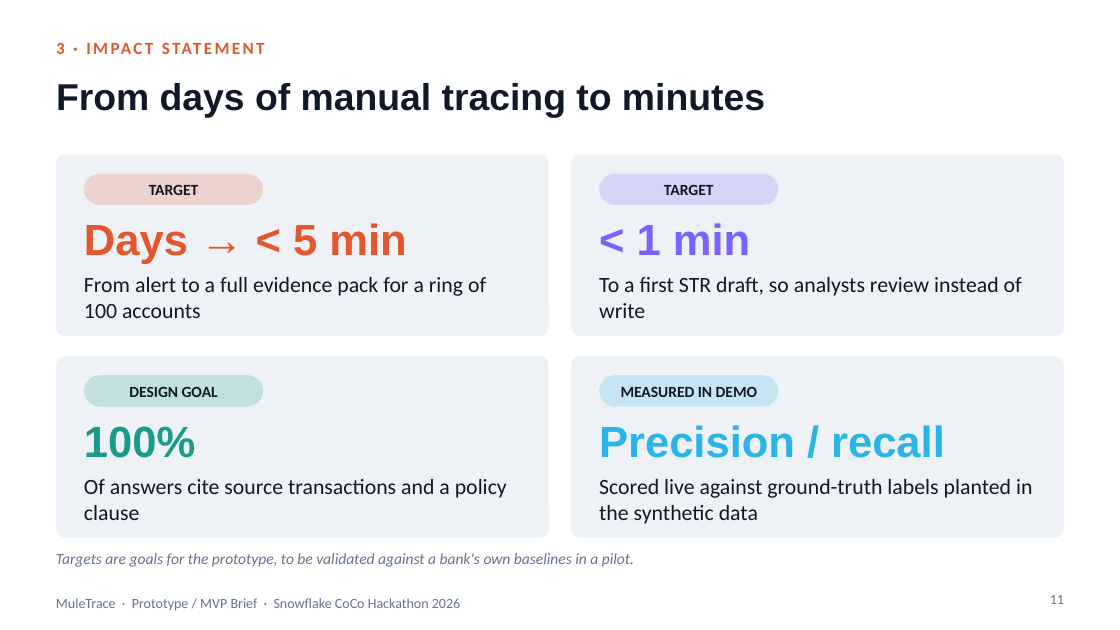
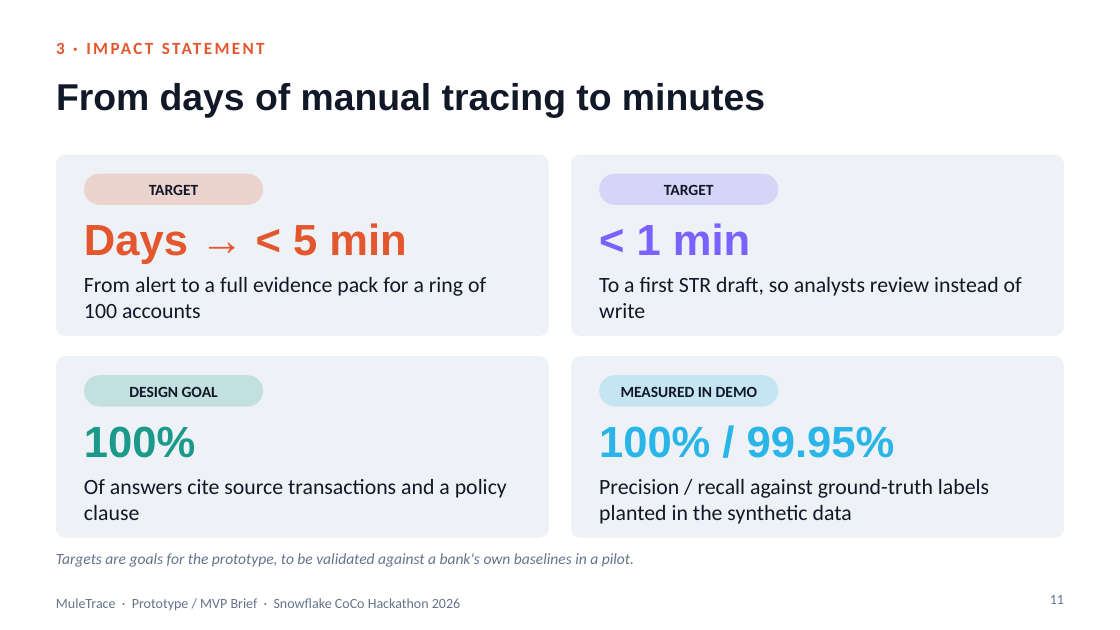
Before and after one commit to SwasthikaDev/SnowflakeCoCoCLI, a slide deck: slide 11 of deck/MuleTrace_MVP_Brief.pptx. Drawn at 1120x630 pixels with LibreOffice and Linux fonts; fonts in the diff are those of the drawing. Boxes give left, top, right and bottom in pixels: in the first picture for what was removed or moved away, otherwise in the second. Text is boxed around its words. In the diff, an @@ line names an element or a change of style, - is before the commit and + after.

```diff
--- a/deck/MuleTrace_MVP_Brief.pptx
+++ b/deck/MuleTrace_MVP_Brief.pptx
@@ text at box(599, 426, 895, 458): text changed @@
-Precision / recall
+100% / 99.95%
@@ text at box(599, 479, 989, 524): text changed @@
-Scored live against ground-truth labels planted in the synthetic data
+Precision / recall against ground-truth labels planted in the synthetic data
```
Also in this commit, not shown: 1 other slide changed, 42 other files.
